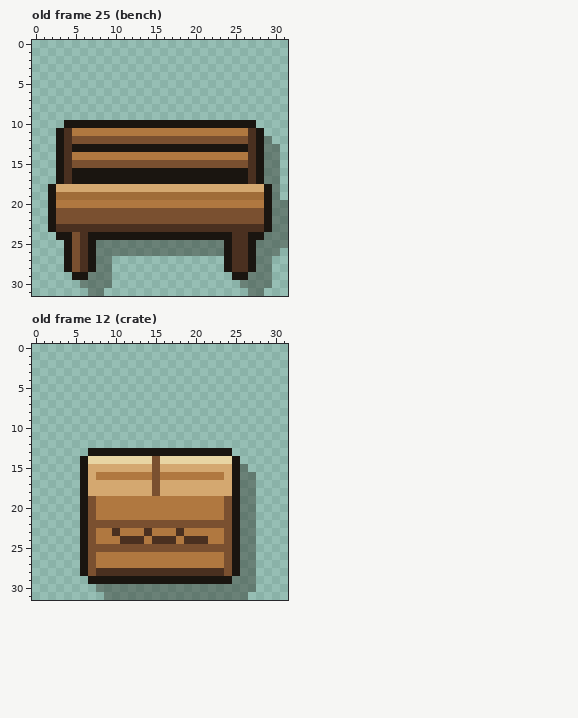
Pixel-art file, stored at public/sprites/fx/decor.aseprite. The picture above is the old version.
32x32 pixels, 39 frames. Pixels under 10% opacity are left out. Colours within 5 levels of each other are drawn and written as one. Shown: old frame 25 (bench), old frame 12 (crate). The commit also changed other frames, which this record leaves out.
Now the later version:
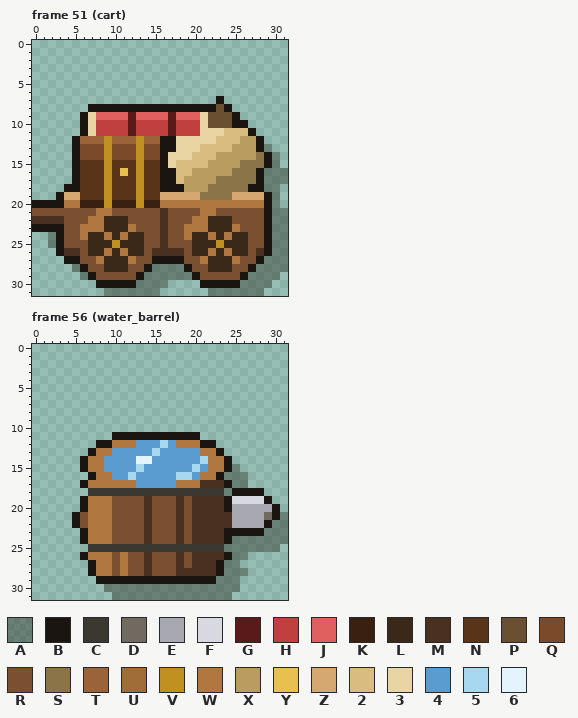
Palette (. is transparent): A #1a12085a  B #1a1510  C #3a3830  D #706a60  E #a8a8b0  F #d8d8e0  G #5a1a1a  H #c04040  J #e06060  K #3a2010  L #3a2818  M #4a3020  N #5a3418  P #6a5030  Q #7a4a2a  R #7a5030  S #8a7448  T #9a6438  U #a06c38  V #c09020  W #b07840  X #b89c60  Y #e8c050  Z #d4a870  2 #d8bc80  3 #e8d5a3  4 #5a9cd0  5 #a8d8f0  6 #e4f4fc
A new or re-ordered frame is compared with the old frame closest to it.
What changed:
frames 39 -> 69
Changed rows in their new state; - is an unchanged pixel.
Frame 51 (cart) is new; against old frame 25 (bench), layers "body", "outline", "shadow":
first column x 0:
 7 -----------------------B--------
 8 -------BBBBBBBBBBBBBBBBPB-------
 9 ------B3JJJJGJJJJGJJJ3PPPB------
10 ----..-3HHHHGHHHHGHHH3PPP--.----
11 ---...B3HHHHGHHHHGHHH333222B.---
12 ---..BTTTVTTTVTTBB33333222XX-.--
13 ---..-QQQVQQQVQQ--3332222XXX--.-
14 ---..BQQQVQQQVQQB333222XXXXXSB--
15 ---..BNNNVNNNVNNB32222XXXXSSSB--
16 ---..-NNNVNYNVNN--22XXXXXSSS---A
17 ---..-NNNVNNNVNN--2XXXXSSSSS---A
18 --..BBNNNVNNNVNNBBBXXXSSSSSBBA--
19 --.BZZNNNVNNNVNNZZZZZSSSSZZZZ---
20 BB-B--KKKVKKKVKK---------------.
21 RRR-----WW------M----WW---------
22 MMMM---WWLLL----M---WWLLL-------
23 BB-BRRWWWLLLWRRR-RRWWWLLLWRRR---
24 --A-R-WLLWLWLLRRMRRWLLWLWLLRRB--
25 --ABR-RLLLVLLLRRMRRRLLLVLLLRRB--
26 ---BMMRLLWLWLLRMMMMRLLWLWLLRMB-A
27 -----BRRWLLLWRRBBBBRRWLLLWRRB-AA
28 ----.ABRRLLLRRBAAAABRRLLLRR---AA
29 -----.ABRRRRRBAAAAAABRRRRR----A-
30 ------..BBBBBAAAA----BBBBB------
31 -------..AAAAAAA------AAAAA-----
Frame 56 (water_barrel) is new; against old frame 12 (crate), layers "body", "outline", "shadow":
first column x 5:
11 -----BBBBBBBBBBB-----------
12 ---BBWWW44454WWWBB---------
13 ---WW44444544444WW-.-------
14 --WW4444664444445WWB.------
15 --WW4444544444454WWBA.-----
16 -.B--44544444554--BAA-.----
17 --WWWWWW44444WWWMMMBA-.----
18 -.CCCCCCCCCCCCCCCCCA-BBB---
19 --W--RRRRMRRRMRMMMMBFFFFB--
20 --W--RRRRMRRRMRMMMMBEEEEEB-
21 BRW--RRRRMRRRMRMMMMMEEEEDBA
22 BRWWW----M---M-MMMMMEEEEBAA
23 --W--RRRR-RRR-RMMMMB-BBBAAA
24 --W--RRRRMRRRMR--MMBA--AAAA
25 -.CCCCCCCCCCCCCCCCCAA--AAA-
26 --W--R-RRMRRRMRMMMMBA-.----
27 -.B--R-RRMRRRMRMMMBAA..----
28 -.BWWRWRR-RRR-----BAA-.----
29 --.---------------AA-..----
30 ---.-----------------..----
31 ----.---------------..-----
